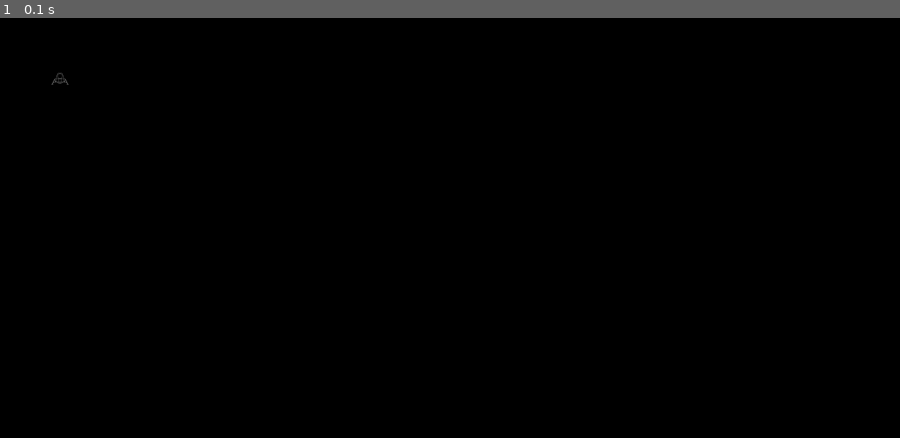
Above: before the commit, frame 1.
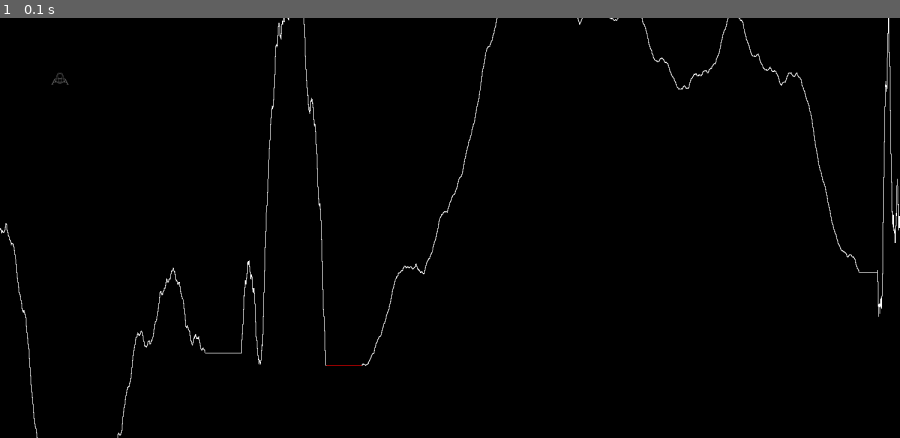
Above: after the commit, the same moment.

Repository: PeiP-2018-Work-Nantes-DUT-INFO/Planet-Lander-Lunar-Lander-with-Pygame
Game: pygame game, started from Game.py
Same seed, same stepped clock (60 frames per second), same inputs: the game is played once before the commit and once after it.
Inputs:
- Up to frame 1 (0.1 s): no input

The runs differ from the first frame. In frame 1, 1.4% of the frame differs, in the area x 0-100%, y 0-100%.

Commit message:
Implemented Landing generation

Diff:
--- a/Game.py
+++ b/Game.py
@@ -1,19 +1,10 @@
 # chargement des modules externes
 import pygame
+from GameConfig import GameConfig
+import landing
 import time
 from random import *
 
-
-# Définition des classes
-class GameConfig:
-    # Taille de la fenêtre
-    windowW = 1500
-    windowH = 700
-
-    # Initlisation du lander et de sa taille
-    lander = pygame.image.load('lander_normal.png')
-    imgLanderW = 30
-    imgLanderH = 30
 
 
 class GameState:
@@ -63,6 +54,7 @@
 
     gameOver = False
     gameState = GameState()
+    land = landing.Landing()
     nextAngle = 0
     angle = 0
     w, h = GameConfig.lander.get_size()
@@ -83,6 +75,7 @@
                 if event.key == pygame.K_ESCAPE:
                     gameOver = True
         angle += nextAngle
+        land.landingEntities.draw(window)
         blitRotate(window, GameConfig.lander, pos, (w / 2, h / 2), angle)
 
         pygame.display.flip()
--- a/landing.py
+++ b/landing.py
@@ -1,7 +1,8 @@
-from lander import *
-from random import randint
-import pygame;
-from math import sqrt;
+from GameConfig import GameConfig
+from random import randint, choice
+import pygame
+import bisect
+import math
 
 
 # class LandingStroke(pygame.sprite.Sprite):
@@ -14,37 +15,119 @@
 #         self.rect = self.image.get_rect()
 #         self.mask = pygame.mask.from_surface(self.image)
 
+# Algorithme itératif de déplacement du point central
+def midpoint_displacement(start, end, roughness, vertical_displacement=None,
+                          num_of_iterations=16):
+    """
+    Given a straight line segment specified by a starting point and an endpoint
+    in the form of [starting_point_x, starting_point_y] and [endpoint_x, endpoint_y],
+    a roughness value > 0, an initial vertical displacement and a number of
+    iterations > 0 applies the  midpoint algorithm to the specified segment and
+    returns the obtained list of points in the form
+    points = [[x_0, y_0],[x_1, y_1],...,[x_n, y_n]]
+    """
+    # Final number of points = (2^iterations)+1
+    if vertical_displacement is None:
+        # if no initial displacement is specified set displacement to:
+        #  (y_start+y_end)/2
+        vertical_displacement = (start[1] + end[1]) / 2
+    # Data structure that stores the points is a list of lists where
+    # each sublist represents a point and holds its x and y coordinates:
+    # points=[[x_0, y_0],[x_1, y_1],...,[x_n, y_n]]
+    #              |          |              |
+    #           point 0    point 1        point n
+    # The points list is always kept sorted from smallest to biggest x-value
+    points = [start, end]
+    iteration = 1
+    while iteration <= num_of_iterations:
+        # Since the list of points will be dynamically updated with the new computed
+        # points after each midpoint displacement it is necessary to create a copy
+        # of the state at the beginning of the iteration so we can iterate over
+        # the original sequence.
+        # Tuple type is used for security reasons since they are immutable in Python.
+        points_tup = tuple(points)
+        for i in range(len(points_tup) - 1):
+            # Calculate x and y midpoint coordinates:
+            # [(x_i+x_(i+1))/2, (y_i+y_(i+1))/2]
+            midpoint = list(map(lambda x: (points_tup[i][x] + points_tup[i + 1][x]) / 2,
+                                [0, 1]))
+            # Displace midpoint y-coordinate
+            midpoint[1] += choice([-vertical_displacement,
+                                   vertical_displacement])
+            # Insert the displaced midpoint in the current list of points
+            bisect.insort(points, midpoint)
+            # bisect allows to insert an element in a list so that its order
+            # is preserved.
+            # By default the maintained order is from smallest to biggest list first
+            # element which is what we want.
+        # Reduce displacement range
+        vertical_displacement *= 2 ** (-roughness)
+        # update number of iterations
+        iteration += 1
+    return points
+
+
+class Landing:
+    def __init__(self):
+        self.landingEntities = pygame.sprite.Group()
+        self.landingStroke = LandingStroke()
+        self.landingEntities.add(self.landingStroke)
+
 
 class LandingStroke(pygame.sprite.Sprite):
-    @staticmethod
     def __init__(self):
         pygame.sprite.Sprite.__init__(self)
-        self.landingEntities = pygame.sprite.Group()
-        self.plateforms = self.getPlateformsCoords()
-        self.image = pygame.Surface([Gameconfig.windowW, LangingConfig.height])
-        self.segments = []
-        self.draw(self.image)
+        self.plateforms = self.getPlateformsCoords(LangingConfig.numberOfPlateforms)
+        self.image = pygame.Surface([GameConfig.windowW, LangingConfig.height])
+        self.segments = self.fillSegments(self.plateforms)
+        self.drawMap(self.image)
+        self.mask = pygame.mask.from_surface(self.image)
+        self.rect = self.image.get_rect()
 
     def getPlateformsCoords(self, numberOfPlateforms):
         listPlateforms = []
         for i in range(0, numberOfPlateforms):
             plateformLength = randint(LangingConfig.minSegmentOfLanding,
                                       LangingConfig.maxSegmentOfLanding) * LangingConfig.segmentPxLength
-            min = (i) * Gameconfig.windowW / numberOfPlateforms
-            max = min + Gameconfig.windowW / numberOfPlateforms - plateformLength
+            min = (i) * GameConfig.windowW / numberOfPlateforms
+            max = min + GameConfig.windowW / numberOfPlateforms - plateformLength
             xPos = randint(min, max)
-            yPos = randint(LangingConfig.minSegmentOfLanding, LangingConfig.maxHeightPlateformLanding)
+            yPos = randint(LangingConfig.minHeightPlateformLanding, LangingConfig.maxHeightPlateformLanding)
             listPlateforms.append((xPos, yPos, plateformLength))
+        return listPlateforms
 
-    def draw(self, window):
+    def fillSegments(self, plateforms):
+        segments = []
+        plateformsCopy = plateforms.copy()
+        plateformsCopy.insert(0, [0, GameConfig.windowH / 2, 0])
+        plateformsCopy.append([GameConfig.windowW, GameConfig.windowH / 2])
+        for i in range(0, len(plateformsCopy) - 1):
+            numberOfSegments = 16
+            segments.extend(midpoint_displacement([plateformsCopy[i][0] + plateformsCopy[i][2], plateformsCopy[i][1]],
+                                                  [plateformsCopy[i + 1][0], plateformsCopy[i + 1][1]],
+                                                  LangingConfig.roughness, num_of_iterations=numberOfSegments))
+
+        return segments
+
+    def drawMap(self, window):
         for plateform in self.plateforms:
-            pygame.draw.lines(window, Gameconfig.white, plateform[0], plateform[1], plateform[0]*plateform[1], plateform[1])
+            pygame.draw.line(window, GameConfig.red, (plateform[0], plateform[1]),
+                             (plateform[0] + plateform[2],
+                              plateform[1]))
+        it = iter(self.segments)
+        for pt in it:
+            nextPoint = next(it)
+            pygame.draw.line(window, GameConfig.white, pt, nextPoint)
+
+
 
 class LangingConfig:
-    segmentPxLength = 5
+    numberOfPlateforms = 3
+    segmentPxLength = 30
     segmentWidth = 1
-    minSegmentOfLanding = 2
-    maxSegmentOfLanding = 5
-    minHeightPlateformLanding = Gameconfig.windowH * 0.5
-    maxHeightPlateformLanding = Gameconfig.windowH - 20
-    height = Gameconfig.windowH * 0.6
+    minSegmentOfLanding = 1
+    maxSegmentOfLanding = 3
+    minHeightPlateformLanding = GameConfig.windowH * 0.5
+    maxHeightPlateformLanding = GameConfig.windowH - 20
+    height = GameConfig.windowH * 1
+    roughness = 1.1
